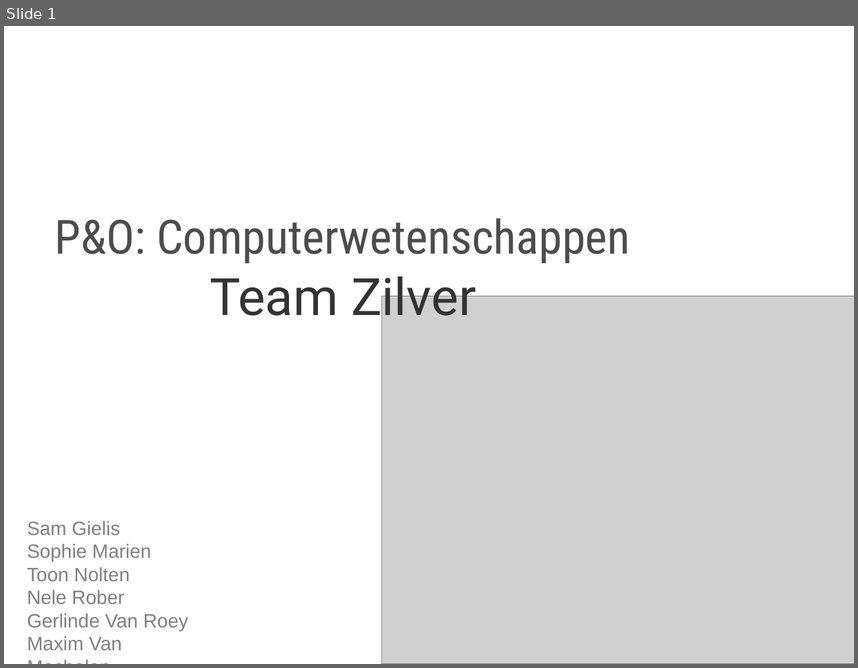
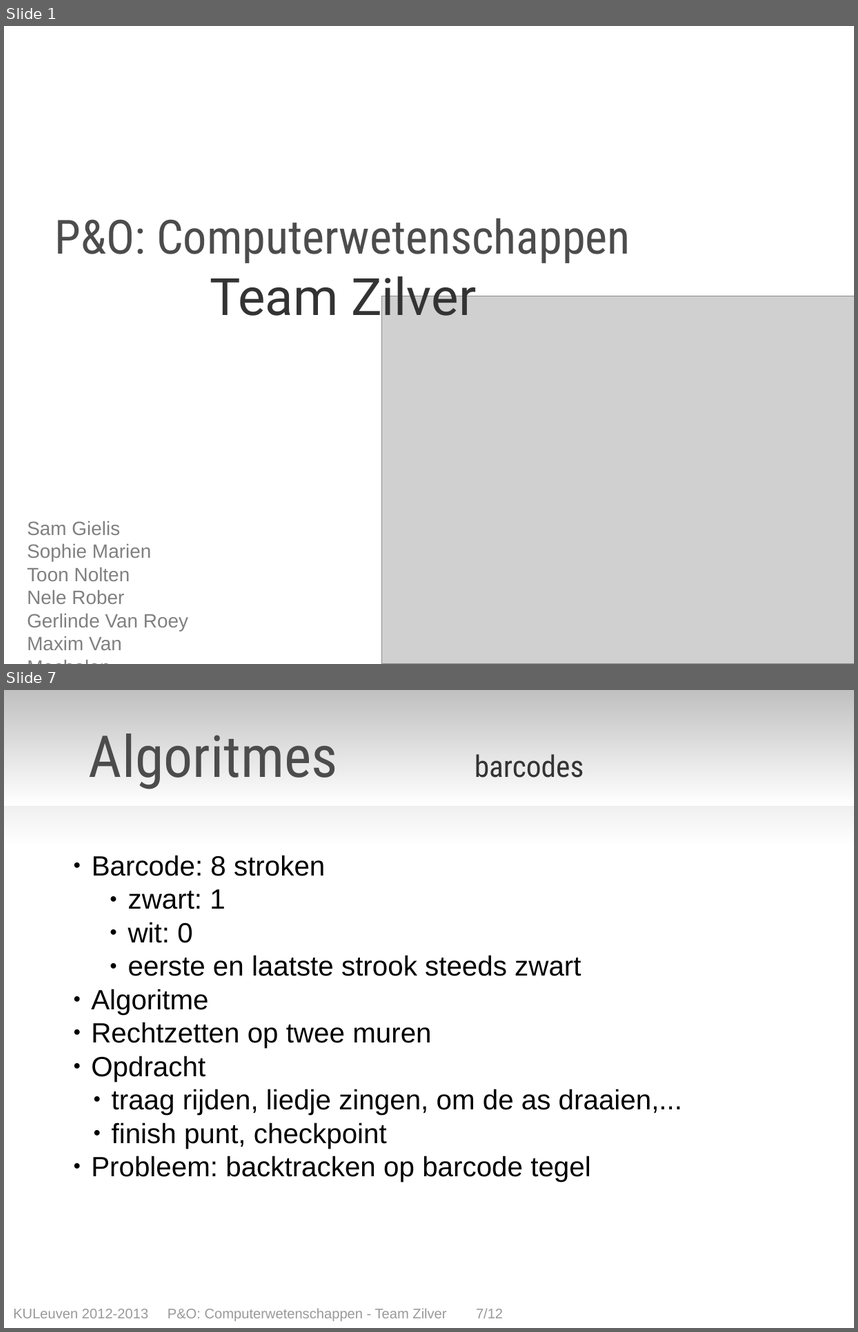
Before and after one commit to toonn/SilverSurfer, a slide deck: SilverSurferVerslag/Presentatie Eind/Presentatie eindverslag - team zilver.odp. Shown one above the other, each under a label of ours: slide 1 before the commit, slides 1 and 7 after it; the slides between them are not shown. The pictures are 858x668 and 858x1332 pixels, drawn with LibreOffice and Linux fonts; fonts in the diff are those of the drawing; grey boxes stand for pictures. Boxes give left, top, right and bottom in pixels: in the first picture for what was removed or moved away, otherwise in the second. Text is boxed around its words. In the diff, an @@ line names an element or a change of style, - is before the commit and + after.

```diff
--- a/SilverSurferVerslag/Presentatie Eind/Presentatie eindverslag - team zilver.odp
+++ b/SilverSurferVerslag/Presentatie Eind/Presentatie eindverslag - team zilver.odp
@@ slide 7 added at <box>4,690,854,1328</box>, background #FFFFFF @@
@@ rectangle added at <box>4,690,854,806</box>, fill gradient #C0C0C0 to #C1C1C1 to #C2C2C2 to #C3C3C3 to #C4C4C4 to #C5C5C5, 54 pt, text #4C4C4C @@
+Algoritmes barcodes
@@ text added at <box>89,733,218,774</box>, 44 pt, text #000000, bold @@
+Inhoud
@@ text added at <box>89,733,551,789</box>, 28 pt, text #333333 @@
+Inhoud fysieke bouw
@@ text added at <box>91,855,682,1177</box>, 26 pt, text #000000 @@
+● Barcode: 8 stroken
+    ● zwart: 1
+    ● wit: 0
+    ● eerste en laatste strook steeds zwart
+    ● Algoritme
+    ● Rechtzetten op twee muren
+    ● Opdracht
+    ● traag rijden, liedje zingen, om de as draaien,...
+    ● finish punt, checkpoint
+    ● Probleem: backtracken op barcode tegel
@@ text added at <box>13,1308,503,1321</box>, 13 pt, text #999999 @@
+KULeuven 2012-2013 P&O: Computerwetenschappen - Team Zilver 7/12
```
Also in this commit, not shown: 6 other slides added, 8 slides removed, 1 other file.
